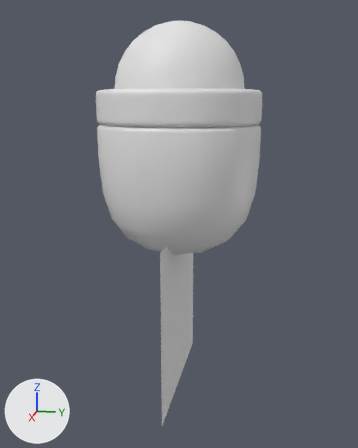
An edit to the Blender file untitled.proyectofinal.blend, drawn before and after from the same camera.
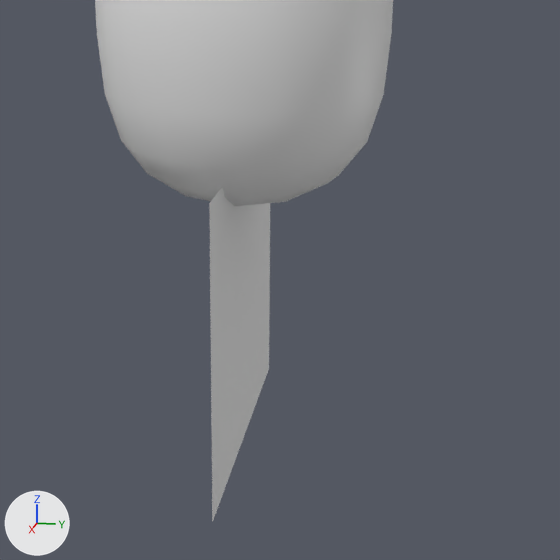
Old and new are each drawn whole from a 50 mm camera at (5.65, 1.12, 2.47) aimed at (0.02, 0.0, 1.07) and again close up on the part from 13% to 98% of the width and 32% to 100% of the height. Every picture has the same lights, and +X, +Y and +Z are marked at lower left.
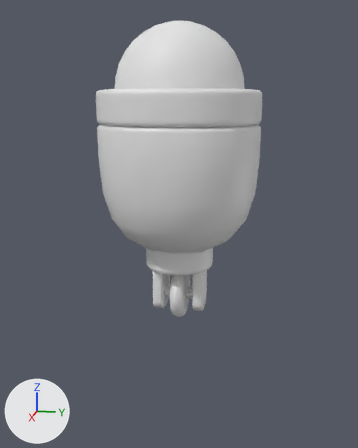
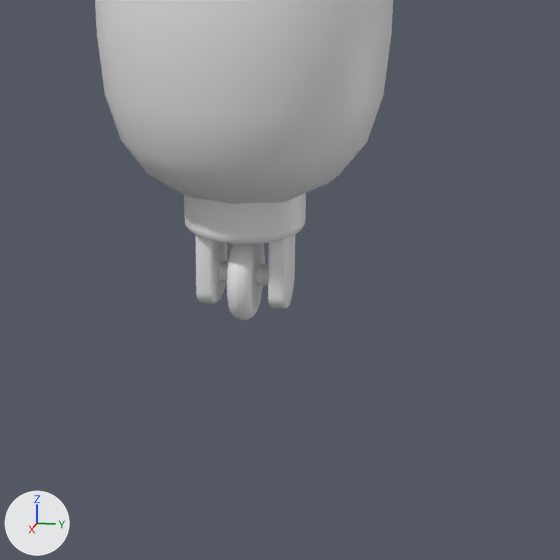
Pixel boxes [x1, y1, x2, y2] of what changed, in the close-ups (560 x 560 px; the box of a moved part takes in the faces that stretch with it):
'Plane', reshaped, moved, rescaled, modifiers changed
    before: [209, 187, 270, 522]
    after: [196, 235, 227, 304]
'Cylinder', added
    after: [184, 193, 306, 244]
'Cylinder.002', added
    after: [227, 243, 265, 320]
'Plane.001', added
    after: [268, 235, 295, 309]
'Cylinder.001', added
    after: [218, 261, 268, 286]
part 1 of me_plane, moved or reshaped
    before: [209, 187, 270, 522]
    after: [196, 235, 227, 304]

Edits to the bpy script that builds the scene:
```text
Change me_plane:
    used by ob_plane; location = (0.0, 0.0, 0.0); rotation_euler = (1.571, 0.0, 0.0), in degrees (90, 0, 0)
    verts and faces of me_plane; kept vertices keep their numbers, new ones are numbered from 4
    remove me_plane.from_pydata(...)  # 4 vertices, 1 face; spans x -1.0..1.0, y -1.0..1.0, z 0.0
    add me_plane.from_pydata(...)  # 24 vertices, 1 face; spans x -0.35..0.35, y -0.92..0.92, z 0.0
    me_plane part 1
    add delete_vertices([*range(0, 4)])  # with the faces that use them
    add verts[4] = (-0.35, 0.92, 0.0)
    add verts[5] = (0.35, 0.92, 0.0)
    add verts[6] = (0.0, -0.92, 0.0)
    add verts[7] = (-0.35, -0.57, 0.0)
    add verts[8] = (-0.05, -0.91, 0.0)
    add verts[9] = (-0.11, -0.9, 0.0)
    add verts[10] = (-0.16, -0.88, 0.0)
    add verts[11] = (-0.2, -0.85, 0.0)
    add verts[12] = (-0.25, -0.82, 0.0)
    add verts[13] = (-0.28, -0.78, 0.0)
    add verts[14] = (-0.31, -0.73, 0.0)
    add verts[15] = (-0.33, -0.68, 0.0)
    add verts[16] = (-0.34, -0.63, 0.0)
    add verts[17] = (0.0, -0.92, 0.0)
    add verts[18] = (0.35, -0.57, 0.0)
    add verts[19] = (0.05, -0.91, 0.0)
    add verts[20] = (0.11, -0.9, 0.0)
    add verts[21] = (0.16, -0.88, 0.0)
    add verts[22] = (0.2, -0.85, 0.0)
    add verts[23] = (0.25, -0.82, 0.0)
    add verts[24] = (0.28, -0.78, 0.0)
    add verts[25] = (0.31, -0.73, 0.0)
    add verts[26] = (0.33, -0.68, 0.0)
    add verts[27] = (0.34, -0.63, 0.0)
    add faces += [(4, 5, 18, 27, 26, 25, 24, 23, 22, 21, 20, 19, 17, 6, 8, 9, 10, 11, 12, 13, 14, 15, 16, 7)]
    me_plane part 2: the surface is now shaded smooth
Change ob_plane:
    ob_plane.location: (0.0, 0.0, 0.0) -> (0.0, -0.169, 0.376)
    ob_plane.scale: (1.0, 1.0, 1.0) -> (0.682, 0.406, 0.82)
    add _m = ob_plane.modifiers.new('Solidify', 'SOLIDIFY')
    add _m.thickness = 0.14
    add _m = ob_plane.modifiers.new('Bevel', 'BEVEL')
    add _m.width = 0.03
    add _m.width_pct = 0.03
    add _m.segments = 3
Add ob_plane_001:
    ob_plane_001 = bpy.data.objects.new('Plane.001', me_plane_001)  # 24 vertices, 1 face; spans x -0.35..0.35, y -0.92..0.92, z 0.0; modifiers SOLIDIFY, BEVEL
    ob_plane_001.location = (0.0, 0.308, 0.376)
    ob_plane_001.rotation_euler = (1.571, 0.0, 0.0)  # degrees (90, 0, 0)
    ob_plane_001.scale = (0.635, 0.406, 0.82)
Add ob_cylinder_002:
    ob_cylinder_002 = bpy.data.objects.new('Cylinder.002', me_cylinder_002)  # a 32-sided cylinder along z spanning x -0.251..0.251, y -0.251..0.251, z -0.056..0.056; modifiers BEVEL
    ob_cylinder_002.location = (0.0, 0.009, 0.206)
    ob_cylinder_002.rotation_euler = (-1.571, 0.0, 0.0)  # degrees (-90, 0, 0)
    ob_cylinder_002.scale = (1.25, 1.23, 1.45)
Add ob_cylinder_001:
    ob_cylinder_001 = bpy.data.objects.new('Cylinder.001', me_cylinder_001)  # 96 vertices, 66 faces; spans x -1.0..1.0, y -1.0..1.0, z -1.0..1.0; modifiers BEVEL
    ob_cylinder_001.location = (0.001, 0.019, 0.204)
    ob_cylinder_001.rotation_euler = (-1.571, 0.0, 0.0)  # degrees (-90, 0, 0)
    ob_cylinder_001.scale = (0.071, 0.071, 0.262)
Add ob_cylinder:
    ob_cylinder = bpy.data.objects.new('Cylinder', me_cylinder)  # a 32-sided cylinder along z spanning x -0.401..0.401, y -0.401..0.401, z -0.555..0.555; modifiers BEVEL
    ob_cylinder.location = (0.0, 0.0, 1.094)
```
